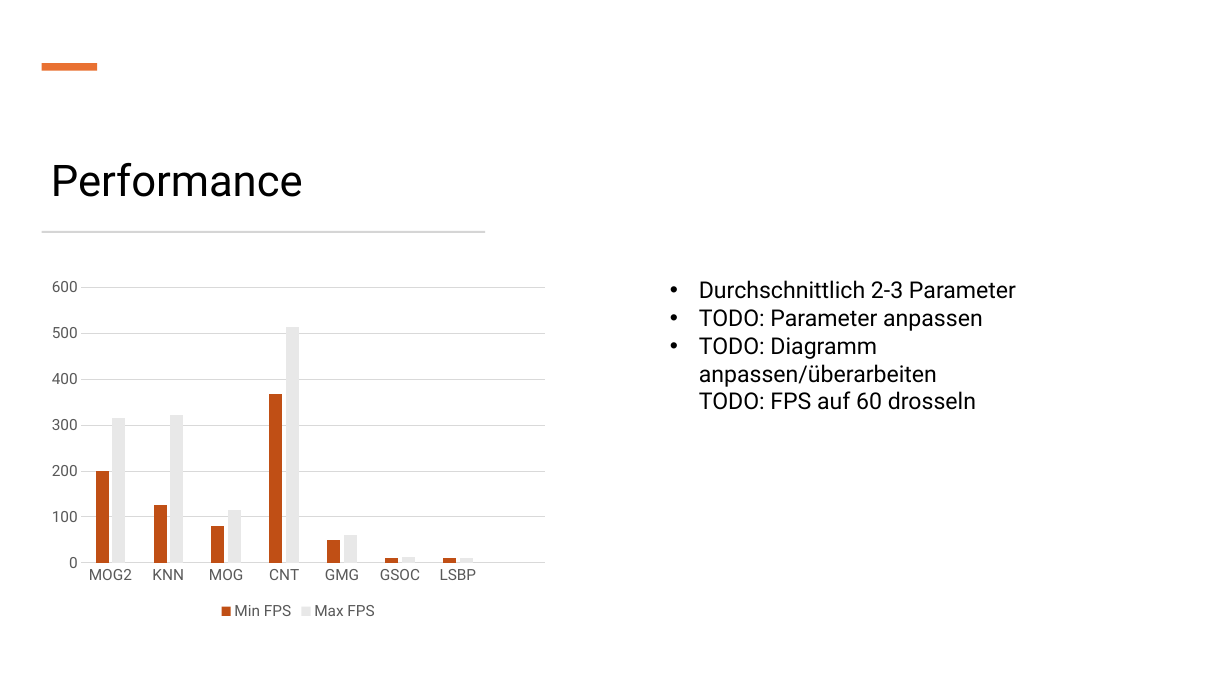
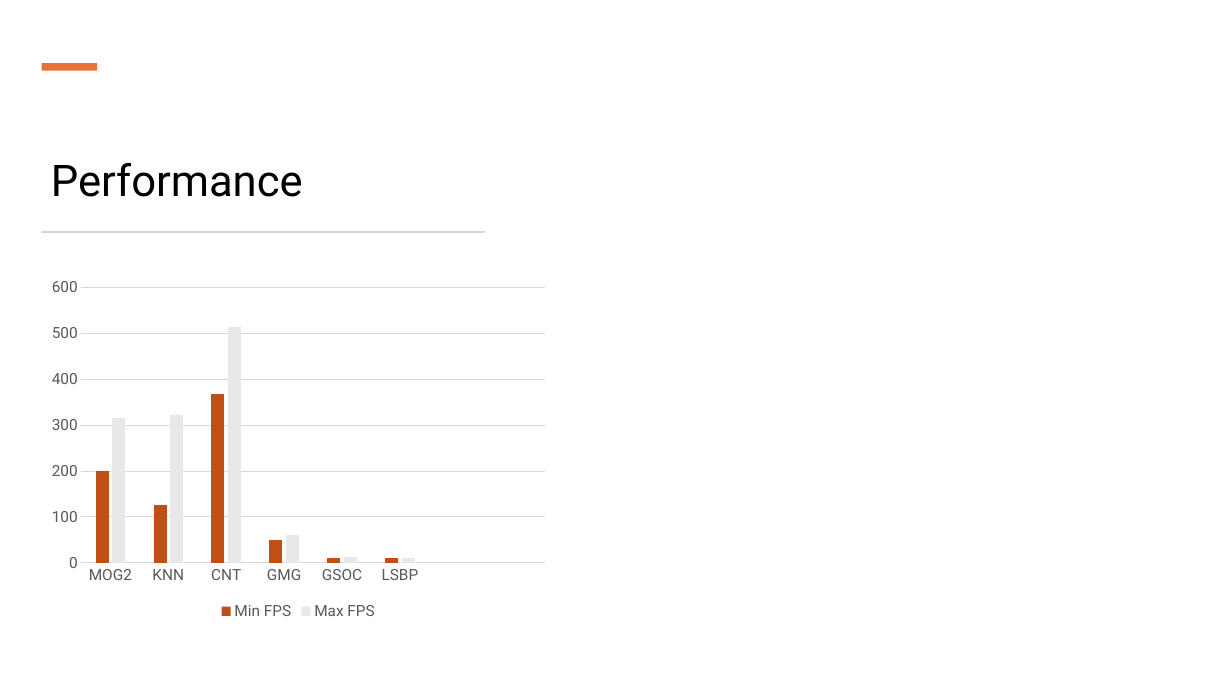
Before and after one commit to IntiGit/ComputerVisionGame, a slide deck: slide 12 of Präsentationen/Meilenstein_2.pptx (slide 10 before the commit). Drawn at 1232x693 pixels with LibreOffice and Linux fonts; fonts in the diff are those of the drawing. Boxes give left, top, right and bottom in pixels: in the first picture for what was removed or moved away, otherwise in the second. Text is boxed around its words. In the diff, an @@ line names an element or a change of style, - is before the commit and + after.

Commit message:
Anorderungen überarbeitet, neue Folien, Parameter angepasst

```diff
--- a/Präsentationen/Meilenstein_2.pptx
+++ b/Präsentationen/Meilenstein_2.pptx
@@ column chart at bbox=[42, 272, 555, 625] @@
-categories: MOG2, KNN, MOG, CNT, GMG, GSOC, LSBP
+categories: MOG2, KNN, CNT, GMG, GSOC, LSBP
-Min FPS: 200, 130, 80, 370, 50, 10, 10, -
+Min FPS: 200, 130, 370, 50, 10, 10, -, -
-Max FPS: 320, 320, 120, 510, 60, 10, 10, -
+Max FPS: 320, 320, 510, 60, 10, 10, -, -
@@ text removed at bbox=[699, 280, 1016, 410] @@
-• Durchschnittlich 2-3 Parameter
-• TODO: Parameter anpassen
-• TODO: Diagramm anpassen/überarbeiten
-  TODO: FPS auf 60 drosseln
```
Also in this commit, not shown: 3 other slides changed, 7 slides added, 1 other file.
